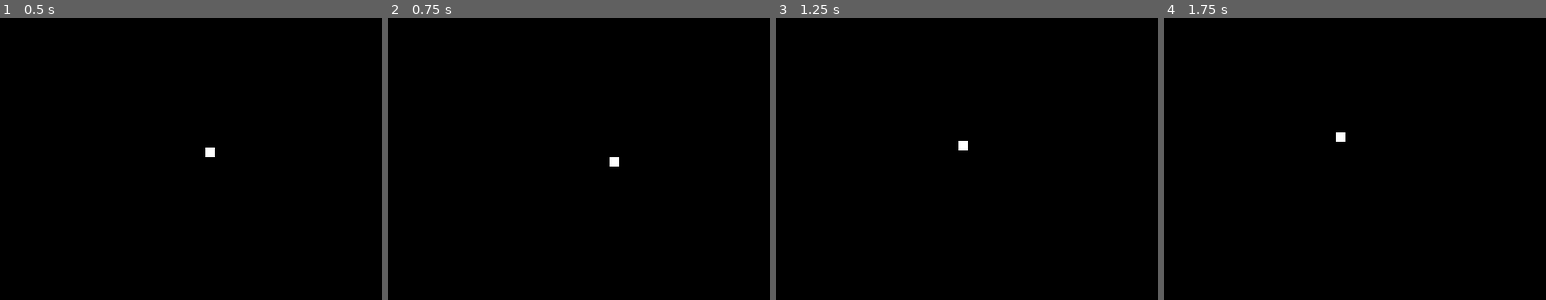
Above: before the commit, frames 1-4 (left to right).
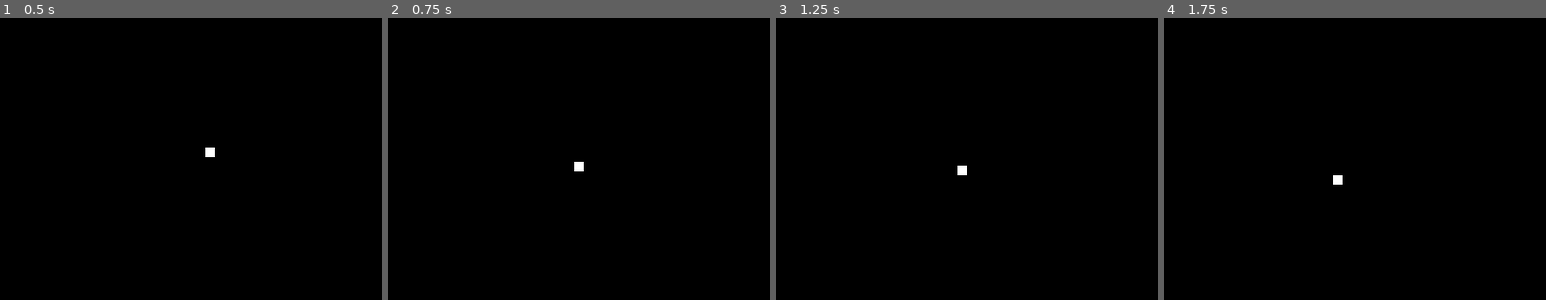
Above: after the commit, the same moments.

Repository: emersonmx/ten-godot-games
Game: Godot game, scene res://scenes/game.tscn
Two runs of this game, one before a commit and one after it. Both use one fixed random seed, a clock stepped at 60 frames per second and the inputs below.
Inputs:
- Up to frame 1 (0.5 s): no input
- Up to frame 2 (0.75 s): tap Enter at 0.5 s; hold R from 0.53 s (still down)
- Up to frame 3 (1.25 s): keep holding R
- Up to frame 4 (1.75 s): release R at 1.28 s; tap R at 1.35 s
The pictures show only the part of the screen within x 22-72%, y 26-76%; the shares and areas given below are measured in that part.

Frame 1 is identical in both runs. In frame 2, 0.2% of the frame differs, in the area x 48-61%, y 49-55%; in frame 3, 0.2%; in frame 4, 0.2%.

Commit message:
Fix ball speed

Diff:
--- a/pong/objects/ball.gd
+++ b/pong/objects/ball.gd
@@ -1,25 +1,47 @@
 extends KinematicBody2D
 
-const MOVE_SPEED = 100
+signal squashed
+
+export(int) var min_speed = 100
+export(int) var max_speed = 1000
+export(int) var speed_step = 10
+export(int) var fast_mode_max_speed = 300
+export(int) var fast_mode_speed_damp = 60
 
 var initial_position : Vector2
 var direction : Vector2
+var speed = 0
+var is_in_fast_mode = false setget is_in_fast_mode_set
+var fast_mode_speed = 0
+
+var collision_count = 0
+
+func is_in_fast_mode_set(value):
+    fast_mode_speed = fast_mode_max_speed
+    is_in_fast_mode = value
 
 func reset():
     position = initial_position
+    speed = min_speed
+    is_in_fast_mode = false
+    fast_mode_speed = 0
 
 func play():
     randomize()
     var dir = -1 if randi() % 2 == 0 else 1
     direction = Vector2(dir, rand_range(-1, 1)).normalized()
+    direction = Vector2(-1, 0.75)
 
 func _ready():
     initial_position = position
 
 func _physics_process(delta):
-    var velocity = direction * MOVE_SPEED * delta
+    var current_speed = speed + fast_mode_speed
+    current_speed = clamp(current_speed, min_speed, max_speed)
+    var velocity = direction * current_speed * delta
     var collision = move_and_collide(velocity)
     if not collision:
+        collision_count = 0
         return
 
     var collider = collision.collider
@@ -27,6 +49,19 @@
         return
 
     if collider.is_in_group('paddle'):
-        direction = collider.get_bounce_direction(position)
+        collider.hit_ball(self)
     else:
         direction = direction.bounce(collision.normal).normalized()
+
+    collision_count = clamp(collision_count + 1, 0, 2)
+    if collision_count > 1:
+        emit_signal('squashed', self)
+        return
+
+    speed += speed_step
+    speed = int(clamp(speed, min_speed, max_speed))
+
+    fast_mode_speed -= fast_mode_speed_damp
+    if fast_mode_speed <= 0:
+        fast_mode_speed = 0
+        is_in_fast_mode = false
--- a/pong/paddle/paddle.gd
+++ b/pong/paddle/paddle.gd
@@ -8,9 +8,8 @@
 export(Player) var player_index = Player.ONE setget player_index_set
 export(String) var up_action_name
 export(String) var down_action_name
-export(int) var move_constraint = 300
+export(int) var move_speed = 300
 
-const MOVE_SPEED = 200
 var up_pressed = 0
 var down_pressed = 0
 var direction = Vector2.ZERO
@@ -46,7 +45,7 @@
     direction.y = down_pressed - up_pressed
 
 func _physics_process(delta):
-    var velocity = direction * MOVE_SPEED * delta
+    var velocity = direction * move_speed * delta
     var collision = move_and_collide(velocity)
     if not collision:
         return
@@ -56,4 +55,9 @@
     if not collider.is_in_group('ball'):
         return
 
-    collider.direction = get_bounce_direction(collider.position)
+    hit_ball(collider)
+
+func hit_ball(ball):
+    ball.direction = get_bounce_direction(ball.position)
+    if up_pressed > 0 or down_pressed > 0:
+        ball.is_in_fast_mode = true
